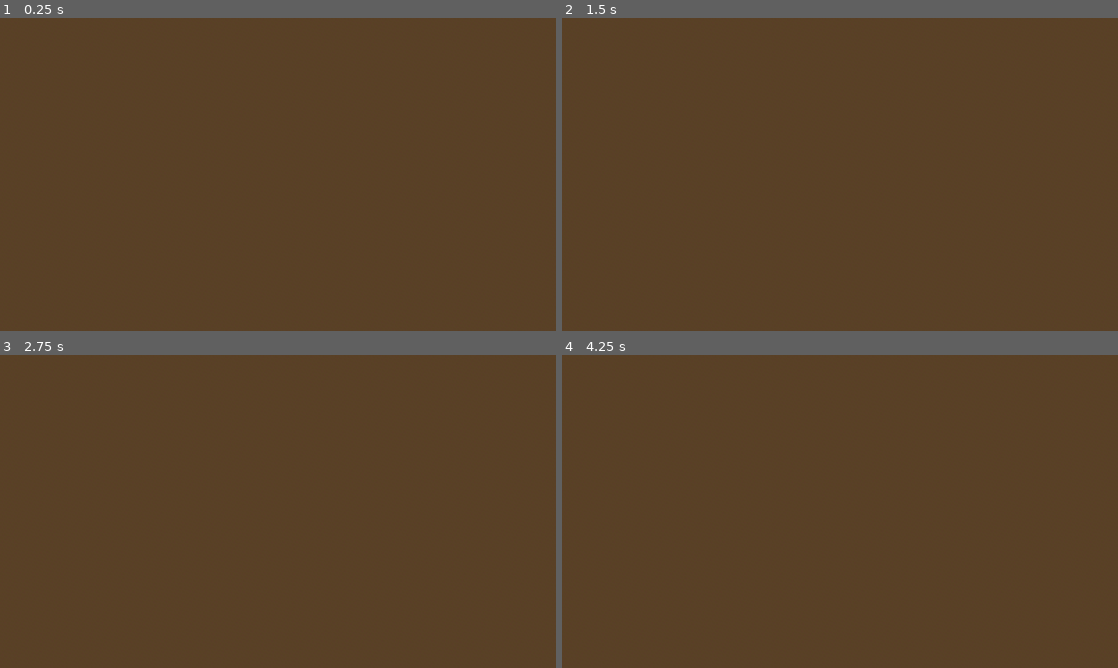
Above: before the commit, frames 1-4 (two rows, left to right).
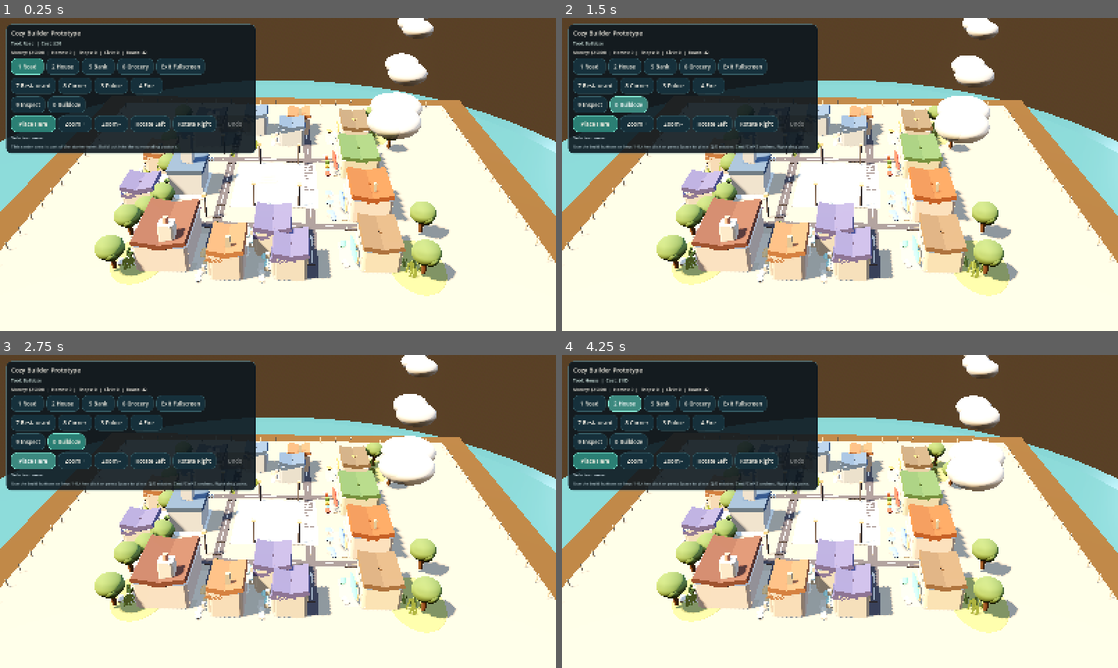
Above: after the commit, the same moments.

Repository: johnswaffles/my-backend-api
Game: Godot game, scene res://scenes/Main.tscn
Same seed, same stepped clock (60 frames per second), same inputs: the game is played once before the commit and once after it.
Inputs (mouse positions are in pixels of both pictures, inside the frame that each line leads up to):
- Up to frame 1 (0.25 s): no input
- Up to frame 2 (1.5 s): click (589, 105) at 0.5 s, where only the run after the commit has a clickable "9 Inspect"; click (628, 105) at 1.25 s, where only the run after the commit has a clickable "0 Bulldoze"
- Up to frame 3 (2.75 s): click (33, 461) at 2 s, where only the run after the commit has a clickable "Place Here"
- Up to frame 4 (4.25 s): click (589, 405) at 2.75 s, where only the run after the commit has a clickable "1 Road"; click (623, 405) at 3.5 s, where only the run after the commit has a clickable "2 House"

The runs differ from the first frame. In frame 1, 86% of the frame differs, in the area x 0-100%, y 0-100%; in frame 2, 86%; in frame 3, 86%; in frame 4, 86%.
Error before the commit: Parse Error: Cannot infer the type of "pan_delta" variable because the value doesn't have a set type. (res://scripts/main.gd:164)

Commit message:
Stabilize Godot web build and add QoL tools

Diff:
--- a/cozy-builder-godot/scripts/main.gd
+++ b/cozy-builder-godot/scripts/main.gd
@@ -11,6 +11,8 @@
 const BUILD_TOOL_GROCERY := "grocery"
 const BUILD_TOOL_RESTAURANT := "restaurant"
 const BUILD_TOOL_CORNER_STORE := "corner_store"
+const BUILD_TOOL_INSPECT := "inspect"
+const BUILD_TOOL_BULLDOZE := "bulldoze"
 const BUILD_TOOL_SEQUENCE := [
 	BUILD_TOOL_ROAD,
 	BUILD_TOOL_HOUSE,
@@ -20,6 +22,8 @@
 	BUILD_TOOL_GROCERY,
 	BUILD_TOOL_RESTAURANT,
 	BUILD_TOOL_CORNER_STORE,
+	BUILD_TOOL_INSPECT,
+	BUILD_TOOL_BULLDOZE,
 ]
 const BUILD_TOOL_LABELS := {
 	BUILD_TOOL_ROAD: "Road",
@@ -30,6 +34,18 @@
 	BUILD_TOOL_GROCERY: "Grocery",
 	BUILD_TOOL_RESTAURANT: "Restaurant",
 	BUILD_TOOL_CORNER_STORE: "Corner Store",
+	BUILD_TOOL_INSPECT: "Inspect",
+	BUILD_TOOL_BULLDOZE: "Bulldoze",
+}
+const BUILD_TOOL_COSTS := {
+	BUILD_TOOL_ROAD: 20,
+	BUILD_TOOL_HOUSE: 180,
+	BUILD_TOOL_POLICE: 520,
+	BUILD_TOOL_FIRE: 560,
+	BUILD_TOOL_BANK: 420,
+	BUILD_TOOL_GROCERY: 300,
+	BUILD_TOOL_RESTAURANT: 320,
+	BUILD_TOOL_CORNER_STORE: 260,
 }
 
 @onready var grid_root: Node3D = $GridRoot
@@ -50,11 +66,17 @@
 var _hover_cells: Array[Vector2i] = []
 var _hover_active := false
 var _hover_can_build := false
+var _selected_anchor_key := ""
+var _selection_cells: Array[Vector2i] = []
+var _money := 25000
 var _occupied_cells: Dictionary = {}
 var _reserved_cells: Dictionary = {}
 var _placed_nodes: Dictionary = {}
+var _placements: Dictionary = {}
+var _cell_anchor_lookup: Dictionary = {}
 var _road_cells: Dictionary = {}
 var _road_nodes: Dictionary = {}
+var _action_history: Array[Dictionary] = []
 
 var _ground_material_a: StandardMaterial3D
 var _ground_material_b: StandardMaterial3D
@@ -88,11 +110,14 @@
 var _hud_panel: Control
 var _tool_status_label: Label
 var _hint_label: Label
+var _stats_label: Label
+var _selection_label: Label
 var _tool_buttons: Dictionary = {}
 var _fullscreen_button: Button
 var _rotate_left_button: Button
 var _rotate_right_button: Button
 var _place_button: Button
+var _undo_button: Button
 var _zoom_in_button: Button
 var _zoom_out_button: Button
 
@@ -138,10 +163,17 @@
 				_set_build_tool(BUILD_TOOL_RESTAURANT)
 			KEY_8:
 				_set_build_tool(BUILD_TOOL_CORNER_STORE)
+			KEY_9:
+				_set_build_tool(BUILD_TOOL_INSPECT)
+			KEY_0:
+				_set_build_tool(BUILD_TOOL_BULLDOZE)
 			KEY_Q:
 				_rotate_camera(-PI * 0.5)
 			KEY_E:
 				_rotate_camera(PI * 0.5)
+			KEY_Z:
+				if Input.is_key_pressed(KEY_META) or Input.is_key_pressed(KEY_CTRL):
+					_undo_last_action()
 			KEY_SPACE, KEY_ENTER:
 				_try_place_hovered_tile()
 			KEY_F:
@@ -161,7 +193,7 @@
 	elif event is InputEventMouseMotion and _dragging:
 		var right := Vector3.RIGHT.rotated(Vector3.UP, _target_camera_yaw)
 		var forward := Vector3.FORWARD.rotated(Vector3.UP, _target_camera_yaw)
-		var pan_delta := (-right * event.relative.x + forward * event.relative.y) * PAN_SPEED
+		var pan_delta: Vector3 = (-right * event.relative.x + forward * event.relative.y) * PAN_SPEED
 		_target_focus += Vector3(pan_delta.x, 0.0, pan_delta.z)
 		_target_focus.x = clamp(_target_focus.x, -8.5, 8.5)
 		_target_focus.z = clamp(_target_focus.z, -8.5, 8.5)
@@ -251,6 +283,11 @@
 	_tool_status_label.add_theme_font_size_override("font_size", 13)
 	stack.add_child(_tool_status_label)
 
+	_stats_label = Label.new()
+	_stats_label.add_theme_color_override("font_color", Color("f7f2e6"))
+	_stats_label.add_theme_font_size_override("font_size", 13)
+	stack.add_child(_stats_label)
+
 	var civic_row := HBoxContainer.new()
 	civic_row.add_theme_constant_override("separation", 8)
 	stack.add_child(civic_row)
@@ -275,6 +312,13 @@
 	_add_tool_button(service_row, BUILD_TOOL_POLICE, "3 Police", 96)
 	_add_tool_button(service_row, BUILD_TOOL_FIRE, "4 Fire", 92)
 
+	var utility_row := HBoxContainer.new()
+	utility_row.add_theme_constant_override("separation", 8)
+	stack.add_child(utility_row)
+
+	_add_tool_button(utility_row, BUILD_TOOL_INSPECT, "9 Inspect", 94)
+	_add_tool_button(utility_row, BUILD_TOOL_BULLDOZE, "0 Bulldoze", 108)
+
 	var action_row := HBoxContainer.new()
 	action_row.add_theme_constant_override("separation", 8)
 	stack.add_child(action_row)
@@ -309,19 +353,37 @@
 	_rotate_right_button.pressed.connect(_rotate_camera.bind(PI * 0.5))
 	action_row.add_child(_rotate_right_button)
 
+	_undo_button = Button.new()
+	_undo_button.text = "Undo"
+	_undo_button.custom_minimum_size = Vector2(92, 0)
+	_undo_button.pressed.connect(_undo_last_action)
+	action_row.add_child(_undo_button)
+
+	_selection_label = Label.new()
+	_selection_label.autowrap_mode = TextServer.AUTOWRAP_WORD_SMART
+	_selection_label.custom_minimum_size = Vector2(460, 0)
+	_selection_label.add_theme_color_override("font_color", Color("d7e7ef"))
+	_selection_label.add_theme_font_size_override("font_size", 12)
+	stack.add_child(_selection_label)
+
 	_hint_label = Label.new()
 	_hint_label.autowrap_mode = TextServer.AUTOWRAP_WORD_SMART
 	_hint_label.custom_minimum_size = Vector2(460, 0)
 	_hint_label.add_theme_color_override("font_color", Color("a9bec5"))
 	_hint_label.add_theme_font_size_override("font_size", 12)
-	_hint_label.text = "Use the build buttons or keys 1-8, then click or press Space to place. Q/E rotates. Right drag pans. WASD or arrows move the camera."
+	_hint_label.text = "Use the build buttons or keys 1-0, then click or press Space to place. Q/E rotates. Cmd/Ctrl+Z undoes. Right drag pans."
 	stack.add_child(_hint_label)
 
 
 func _refresh_tool_ui() -> void:
 	if _tool_status_label:
 		var tool_name := _tool_name(_build_tool)
-		_tool_status_label.text = "Tool: %s  |  Build on the open pasture around town." % [tool_name]
+		var cost_text := ""
+		if BUILD_TOOL_COSTS.has(_build_tool):
+			cost_text = "  |  Cost: $%d" % int(BUILD_TOOL_COSTS[_build_tool])
+		_tool_status_label.text = "Tool: %s%s" % [tool_name, cost_text]
+	if _stats_label:
+		_stats_label.text = _build_stats_text()
 	for tool in _tool_buttons.keys():
 		_style_tool_button(_tool_buttons[tool], _build_tool == tool)
 	if _fullscreen_button:
@@ -336,9 +398,14 @@
 		_style_tool_button(_rotate_left_button, false)
 	if _rotate_right_button:
 		_style_tool_button(_rotate_right_button, false)
+	if _undo_button:
+		_style_tool_button(_undo_button, _action_history.size() > 0)
+		_undo_button.disabled = _action_history.is_empty()
+	if _selection_label:
+		_selection_label.text = _selection_text()
 	if _ghost_root:
 		for tool in _ghost_nodes.keys():
-			_ghost_nodes[tool].visible = _build_tool == tool
+			_ghost_nodes[tool].visible = _build_tool == tool and BUILD_TOOL_COSTS.has(tool)
 
 
 func _style_tool_button(button: Button, selected: bool) -> void:
@@ -372,7 +439,23 @@
 	var anchor := _anchor_for_hover_cell(cell, footprint)
 	var cells := _cells_for_anchor(anchor, footprint)
 	var world := _anchor_to_world(anchor, footprint)
-	var valid := _cells_are_buildable(cells)
+	var valid := false
+	var inspect_mode := _build_tool == BUILD_TOOL_INSPECT or _build_tool == BUILD_TOOL_BULLDOZE
+	if inspect_mode:
+		var found_anchor := _find_anchor_for_cell(cell)
+		if found_anchor != "":
+			anchor = _anchor_key_to_cell(found_anchor)
+			cells = _placement_cells(found_anchor)
+			footprint = _footprint_from_cells(cells)
+			world = _anchor_to_world(anchor, footprint)
+			valid = true
+			_set_selected_anchor(found_anchor)
+		else:
+			_clear_selected_anchor()
+	else:
+		valid = _cells_are_buildable(cells)
+		if BUILD_TOOL_COSTS.has(_build_tool) and _money < int(BUILD_TOOL_COSTS[_build_tool]):
+			valid = false
 
 	_hovered_cell = cell
 	_hover_anchor = anchor
@@ -384,12 +467,17 @@
 	_ghost_root.position = world
 	_ghost_root.rotation_degrees.y = rad_to_deg(_tool_rotation_y(_build_tool, anchor, footprint))
 	for tool in _ghost_nodes.keys():
-		_ghost_nodes[tool].visible = _build_tool == tool
+		_ghost_nodes[tool].visible = _build_tool == tool and BUILD_TOOL_COSTS.has(tool)
 
 	if _hint_label:
 		if valid:
-			var size_label := "%dx%d" % [footprint.x, footprint.y]
-			_hint_label.text = "Footprint %s at %d, %d is open. Left click to place a %s." % [size_label, anchor.x + 1, anchor.y + 1, _tool_name(_build_tool).to_lower()]
+			if inspect_mode:
+				_hint_label.text = "Selected %s. Click or press Space to %s it." % [_selection_name(), "inspect" if _build_tool == BUILD_TOOL_INSPECT else "remove"]
+			else:
+				var size_label := "%dx%d" % [footprint.x, footprint.y]
+				_hint_label.text = "Footprint %s at %d, %d is open. Left click to place a %s." % [size_label, anchor.x + 1, anchor.y + 1, _tool_name(_build_tool).to_lower()]
+		elif BUILD_TOOL_COSTS.has(_build_tool) and _money < int(BUILD_TOOL_COSTS[_build_tool]):
+			_hint_label.text = "Not enough money for %s. You need $%d." % [_tool_name(_build_tool).to_lower(), int(BUILD_TOOL_COSTS[_build_tool])]
 		elif _cells_touch_reserved(cells):
 			_hint_label.text = "This center area is part of the starter town. Build out into the surrounding pasture."
 		else:
@@ -405,7 +493,7 @@
 	if _ghost_root:
 		_ghost_root.visible = false
 	if _hint_label:
-		_hint_label.text = "Use the build buttons or keys 1-8, then click or press Space to place. Q/E rotates. Right drag pans. WASD or arrows move the camera."
+		_hint_label.text = "Use the build buttons or keys 1-0, then click or press Space to place. Q/E rotates. Cmd/Ctrl+Z undoes. Right drag pans."
 
 
 func _pick_grid_cell(mouse_position: Vector2) -> Dictionary:
@@ -442,8 +530,19 @@
 	if not _hover_active or not _hover_can_build:
 		return
 
+	if _build_tool == BUILD_TOOL_INSPECT:
+		_refresh_tool_ui()
+		return
+
+	if _build_tool == BUILD_TOOL_BULLDOZE:
+		_remove_selected_placement(true)
+		return
+
 	var footprint := _tool_footprint(_build_tool)
 	var world := _anchor_to_world(_hover_anchor, footprint)
+	var cost := int(BUILD_TOOL_COSTS.get(_build_tool, 0))
+	if _money < cost:
+		return
 	var placed: Node3D
 	if _build_tool == BUILD_TOOL_ROAD:
 		_mark_road_cell(_hover_anchor)
@@ -455,8 +554,10 @@
 	else:
 		placed = _spawn_building_for_tool(_build_tool, world, _tool_rotation_y(_build_tool, _hover_anchor, footprint))
 
-	_mark_cells(_hover_cells, _build_tool, placed)
+	_money -= cost
+	_register_placement(_hover_anchor, _hover_cells, _build_tool, placed, cost)
 	_update_hover_from_mouse()
+	_refresh_tool_ui()
 
 
 func _tool_name(tool: String) -> String:
@@ -464,7 +565,7 @@
 
 
 func _tool_footprint(tool: String) -> Vector2i:
-	if tool == BUILD_TOOL_ROAD:
+	if tool == BUILD_TOOL_ROAD or tool == BUILD_TOOL_INSPECT or tool == BUILD_TOOL_BULLDOZE:
 		return Vector2i(1, 1)
 	return Vector2i(2, 2)
 
@@ -535,6 +636,181 @@
 		_placed_nodes[key] = node
 
 
+func _register_placement(anchor: Vector2i, cells: Array[Vector2i], tool: String, node: Node3D, cost: int) -> void:
+	var anchor_key := _cell_key(anchor)
+	_placements[anchor_key] = {
+		"anchor": anchor,
+		"cells": cells.duplicate(),
+		"tool": tool,
+		"node": node,
+		"cost": cost,
+	}
+	for cell in cells:
+		var key := _cell_key(cell)
+		_occupied_cells[key] = tool
+		_placed_nodes[key] = node
+		_cell_anchor_lookup[key] = anchor_key
+	_action_history.append({
+		"type": "place",
+		"anchor_key": anchor_key,
+		"money": cost,
+	})
+	_set_selected_anchor(anchor_key)
+
+
+func _find_anchor_for_cell(cell: Vector2i) -> String:
+	return _cell_anchor_lookup.get(_cell_key(cell), "")
+
+
+func _anchor_key_to_cell(anchor_key: String) -> Vector2i:
+	var parts := anchor_key.split(":")
+	return Vector2i(parts[0].to_int(), parts[1].to_int())
+
+
+func _placement_cells(anchor_key: String) -> Array[Vector2i]:
+	if not _placements.has(anchor_key):
+		return []
+	return _placements[anchor_key]["cells"]
+
+
+func _footprint_from_cells(cells: Array[Vector2i]) -> Vector2i:
+	if cells.is_empty():
+		return Vector2i(1, 1)
+	var min_x := cells[0].x
+	var max_x := cells[0].x
+	var min_y := cells[0].y
+	var max_y := cells[0].y
+	for cell in cells:
+		min_x = mini(min_x, cell.x)
+		max_x = maxi(max_x, cell.x)
+		min_y = mini(min_y, cell.y)
+		max_y = maxi(max_y, cell.y)
+	return Vector2i(max_x - min_x + 1, max_y - min_y + 1)
+
+
+func _set_selected_anchor(anchor_key: String) -> void:
+	_selected_anchor_key = anchor_key
+	_selection_cells = _placement_cells(anchor_key)
+
+
+func _clear_selected_anchor() -> void:
+	_selected_anchor_key = ""
+	_selection_cells.clear()
+
+
+func _selection_name() -> String:
+	if _selected_anchor_key == "" or not _placements.has(_selected_anchor_key):
+		return "nothing"
+	return _tool_name(_placements[_selected_anchor_key]["tool"]).to_lower()
+
+
+func _selection_text() -> String:
+	if _selected_anchor_key == "" or not _placements.has(_selected_anchor_key):
+		return "Selection: none"
+	var placement = _placements[_selected_anchor_key]
+	var cells: Array[Vector2i] = placement["cells"]
+	var footprint := _footprint_from_cells(cells)
+	return "Selection: %s  |  Footprint: %dx%d  |  Build Cost: $%d" % [
+		_tool_name(placement["tool"]),
+		footprint.x,
+		footprint.y,
+		int(placement["cost"])
+	]
+
+
+func _build_stats_text() -> String:
+	var homes := 0
+	var shops := 0
+	var civics := 0
+	for anchor_key in _placements.keys():
+		var tool: String = _placements[anchor_key]["tool"]
+		if tool == BUILD_TOOL_HOUSE:
+			homes += 1
+		elif tool in [BUILD_TOOL_BANK, BUILD_TOOL_GROCERY, BUILD_TOOL_RESTAURANT, BUILD_TOOL_CORNER_STORE]:
+			shops += 1
+		elif tool in [BUILD_TOOL_POLICE, BUILD_TOOL_FIRE]:
+			civics += 1
+	return "Money: $%d  |  Homes: %d  |  Shops: %d  |  Civic: %d  |  Roads: %d" % [_money, homes, shops, civics, _road_cells.size()]
+
+
+func _remove_selected_placement(refund: bool, record_action: bool = true) -> void:
+	if _selected_anchor_key == "" or not _placements.has(_selected_anchor_key):
+		return
+	var anchor_key := _selected_anchor_key
+	var placement = _placements[anchor_key]
+	var tool: String = placement["tool"]
+	var cells: Array[Vector2i] = placement["cells"]
+	var node: Node3D = placement["node"]
+	var refund_amount := int(round(float(placement["cost"]) * 0.7)) if refund else 0
+	if refund:
+		_money += refund_amount
+	if tool == BUILD_TOOL_ROAD:
+		for cell in cells:
+			var road_key := _cell_key(cell)
+			_road_cells.erase(road_key)
+			if _road_nodes.has(road_key):
+				var road_node: Node3D = _road_nodes[road_key]
+				if is_instance_valid(road_node):
+					road_node.queue_free()
+				_road_nodes.erase(road_key)
+	else:
+		if is_instance_valid(node):
+			node.queue_free()
+	for cell in cells:
+		var key := _cell_key(cell)
+		_occupied_cells.erase(key)
+		_placed_nodes.erase(key)
+		_cell_anchor_lookup.erase(key)
+	_placements.erase(anchor_key)
+	if record_action:
+		_action_history.append({
+			"type": "remove",
+			"anchor_key": anchor_key,
+			"tool": tool,
+			"cells": cells.duplicate(),
+			"cost": int(placement["cost"]),
+			"refund": refund_amount,
+		})
+	if tool == BUILD_TOOL_ROAD:
+		for cell in cells:
+			for neighbor in _neighbor_cells(cell):
+				if _road_cells.has(_cell_key(neighbor)):
+					_rebuild_road_at(neighbor)
+	_clear_selected_anchor()
+	_refresh_tool_ui()
+	_update_hover_from_mouse()
+
+
+func _undo_last_action() -> void:
+	if _action_history.is_empty():
+		return
+	var action = _action_history.pop_back()
+	if action["type"] == "place":
+		var anchor_key: String = action["anchor_key"]
+		if _placements.has(anchor_key):
+			_selected_anchor_key = anchor_key
+			_remove_selected_placement(false, false)
+			_money += int(action["money"])
+	elif action["type"] == "remove":
+		_money -= int(action["refund"])
+		var anchor: Vector2i = _anchor_key_to_cell(action["anchor_key"])
+		var cells: Array[Vector2i] = action["cells"]
+		if action["tool"] == BUILD_TOOL_ROAD:
+			for cell in cells:
+				_mark_road_cell(cell)
+				_rebuild_road_at(cell)
+				for neighbor in _neighbor_cells(cell):
+					if _road_cells.has(_cell_key(neighbor)):
+						_rebuild_road_at(neighbor)
+			_register_placement(anchor, cells, action["tool"], _road_nodes.get(_cell_key(anchor)), int(action["cost"]))
+		else:
+			var node := _spawn_building_for_tool(action["tool"], _anchor_to_world(anchor, _footprint_from_cells(cells)), _tool_rotation_y(action["tool"], anchor, _footprint_from_cells(cells)))
+			_register_placement(anchor, cells, action["tool"], node, int(action["cost"]))
+		if not _action_history.is_empty():
+			_action_history.pop_back()
+	_refresh_tool_ui()
+
+
 func _mark_road_cell(cell: Vector2i) -> void:
 	var key := _cell_key(cell)
 	_road_cells[key] = true
@@ -560,6 +836,8 @@
 
 
 func _spawn_tool_preview(tool: String) -> Node3D:
+	if tool == BUILD_TOOL_INSPECT or tool == BUILD_TOOL_BULLDOZE:
+		return Node3D.new()
 	if tool == BUILD_TOOL_ROAD:
 		return _build_road_tile_mesh(Vector2i.ZERO, true, [Vector2i(0, 0)])
 	if tool == BUILD_TOOL_HOUSE:
@@ -1237,7 +1515,7 @@
 		if _road_cells.has(_cell_key(Vector2i(anchor.x + footprint.x, anchor.y + dz))):
 			east_score += 1
 
-	var best := max(max(north_score, south_score), max(east_score, west_score))
+	var best: int = maxi(maxi(north_score, south_score), maxi(east_score, west_score))
 	if best > 0:
 		if south_score == best:
 			return 0.0
Not shown, changed: public/godot-playtest/index.html
Not shown, changed: public/godot-playtest/index.pck
